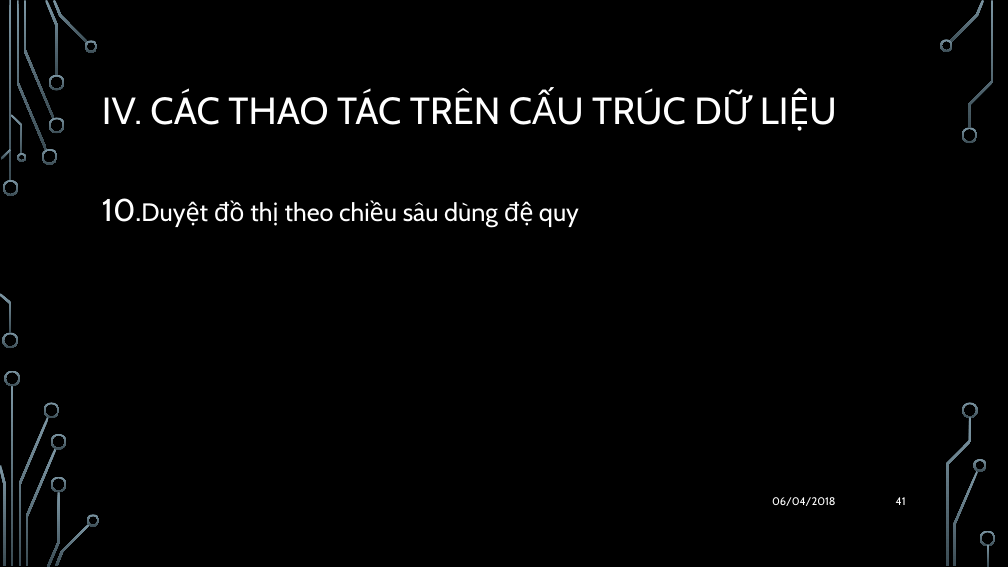
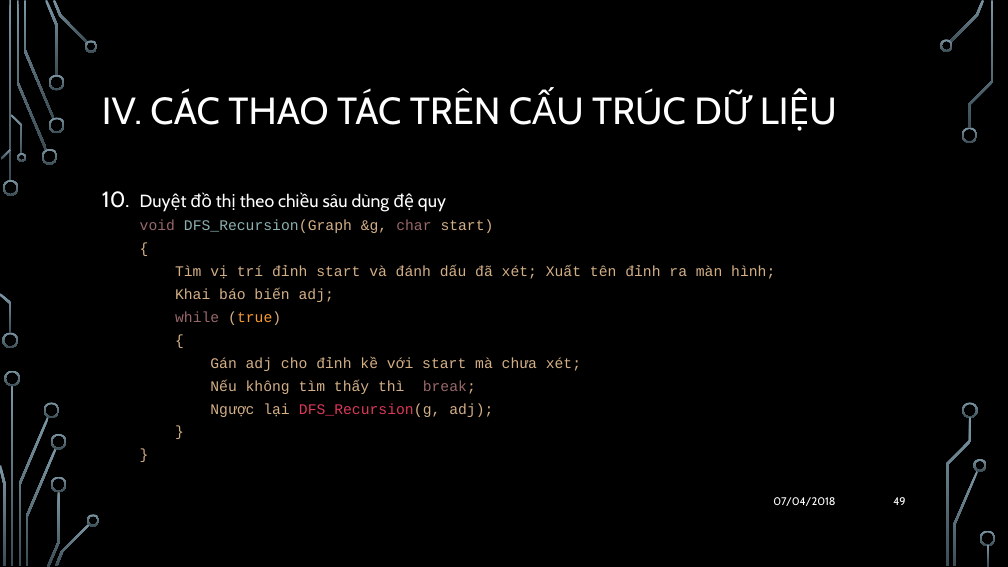
Before and after one commit to quocthang0507/CTDL-TG2, a slide deck: slide 49 of BaoCao/ThuyetTrinh.pptx (slide 41 before the commit). Drawn at 1008x567 pixels with LibreOffice and Linux fonts; fonts in the diff are those of the drawing; background and template pictures are left out. Boxes give left, top, right and bottom in pixels: in the first picture for what was removed or moved away, otherwise in the second. Text is boxed around its words. In the diff, an @@ line names an element or a change of style, - is before the commit and + after.

```diff
--- a/BaoCao/ThuyetTrinh.pptx
+++ b/BaoCao/ThuyetTrinh.pptx
@@ text at (x1=190, y1=192, x2=446, y2=211): size 24 to 16.8 pt in "Duyệt đồ thị theo chiều sâu dùng ..."; line spacing 1.2 to 1 @@
@@ text at (x1=140, y1=220, x2=775, y2=417): paragraphs added @@
+  void DFS_Recursion(Graph &g, char start)
+  {
+  Tìm vị trí đỉnh start và đánh dấu đã xét; Xuất tên đỉnh ra màn hình;
+  Khai báo biến adj;
+  while (true)
+  {
+  Gán adj cho đỉnh kề với start mà chưa xét;
+  Nếu không tìm thấy thì break;
+  Ngược lại DFS_Recursion(g, adj);
+  }
+  }
@@ text at (x1=773, y1=497, x2=835, y2=506): text changed @@
-06/04/2018
+07/04/2018
@@ page number at (x1=893, y1=497, x2=905, y2=505): text changed @@
-41
+49
```
Also in this commit, not shown: 44 other slides changed, 9 slides added, 3 other files.
